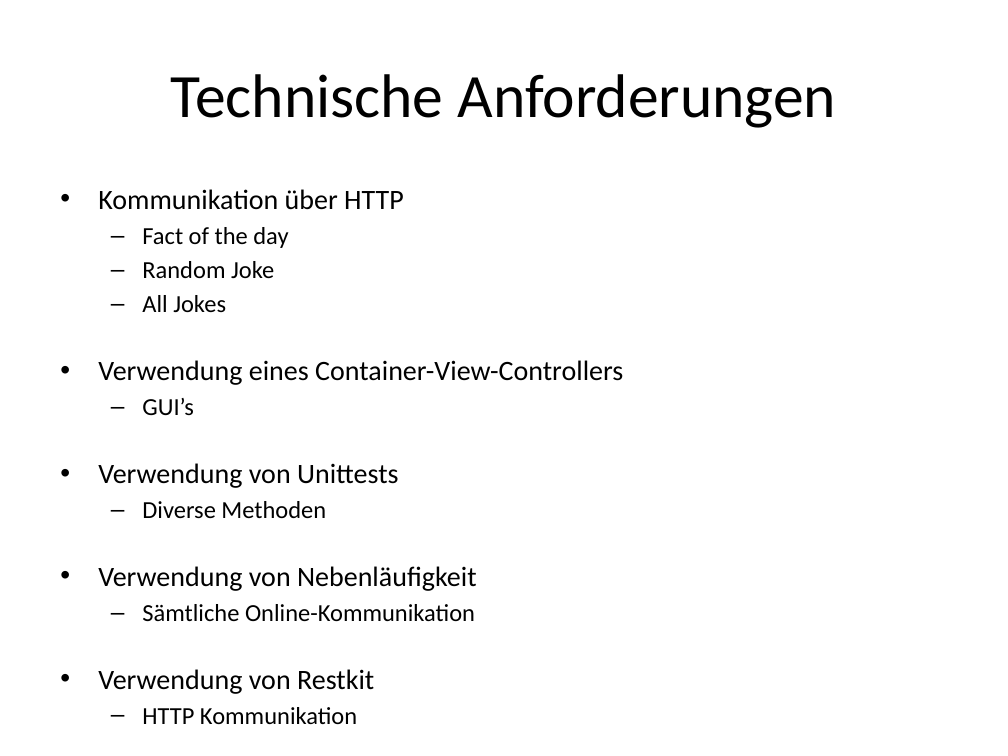
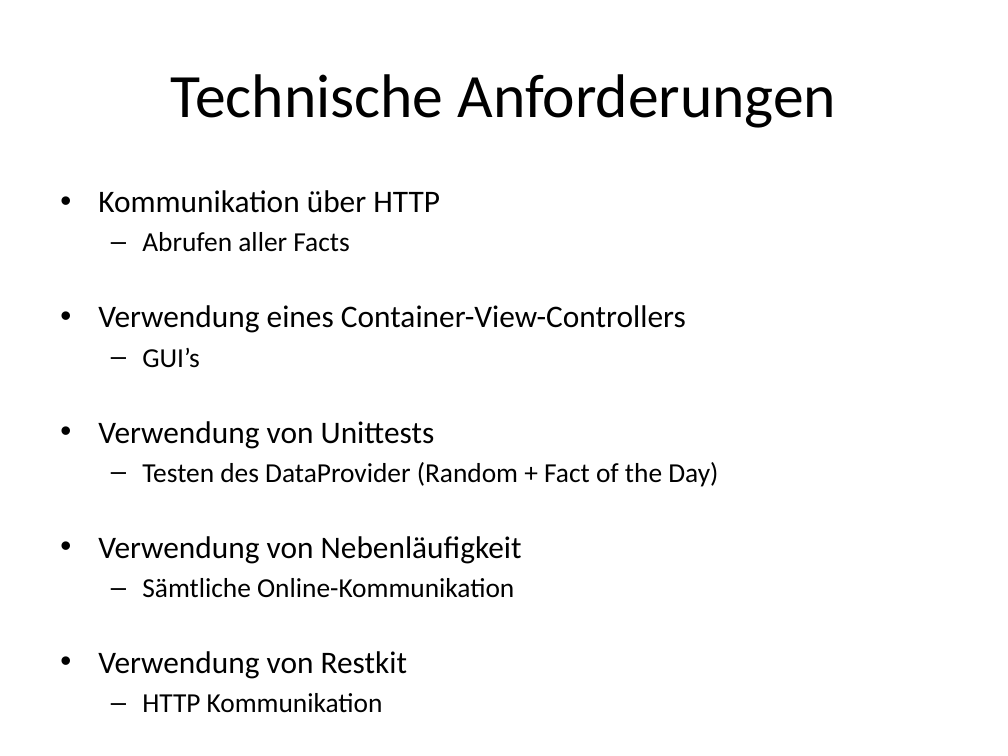
Before and after one commit to raeffs/IOS.F13.Gruppe01, a slide deck: slide 4 of Presentation_ChuckNorrisFacts.pptx. Drawn at 1008x756 pixels with LibreOffice and Linux fonts; fonts in the diff are those of the drawing. Boxes give left, top, right and bottom in pixels: in the first picture for what was removed or moved away, otherwise in the second. Text is boxed around its words. In the diff, an @@ line names an element or a change of style, - is before the commit and + after.

```diff
--- a/Presentation_ChuckNorrisFacts.pptx
+++ b/Presentation_ChuckNorrisFacts.pptx
@@ text at (x1=98, y1=190, x2=686, y2=679): size 20 to 22.4 pt in "Kommunikation über HTTP", "Verwendung eines Container-View-Controllers", "Verwendung von Unittests", "Verwendung von Nebenläufigkeit" and 1 more places; size 17.5 to 19.6 pt in "GUI’s", "Sämtliche Online-Kommunikation", "HTTP Kommunikation" @@
@@ text at (x1=142, y1=232, x2=349, y2=252): text changed; size 17.5 to 19.6 pt @@
-  – Fact of the day
-  – Random Joke
-  – All Jokes
+  – Abrufen aller Facts
@@ text at (x1=142, y1=462, x2=718, y2=487): text changed; size 17.5 to 19.6 pt @@
-  – Diverse Methoden
+  – Testen des DataProvider (Random + Fact of the Day)
```
Also in this commit, not shown: 2 other slides changed.
